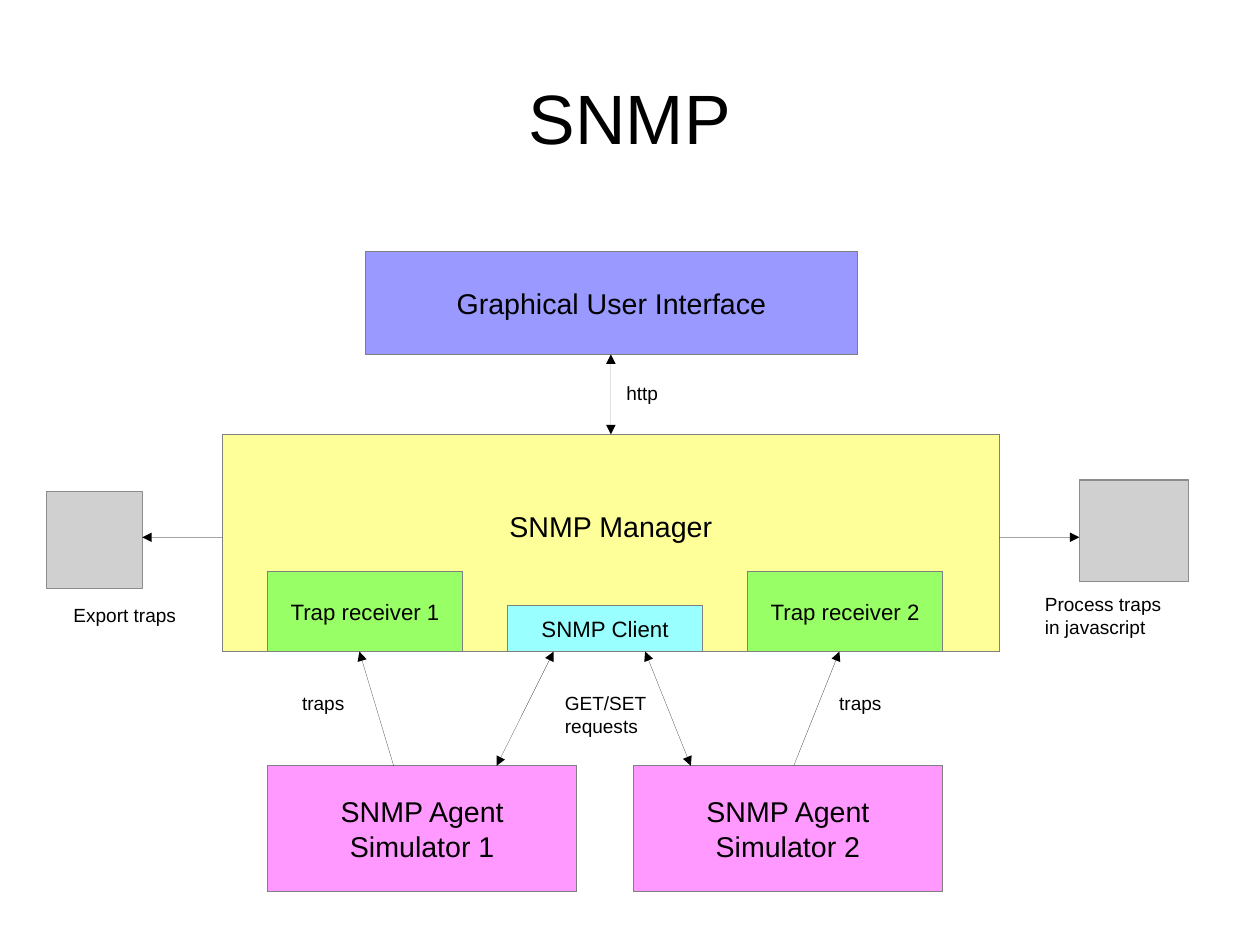
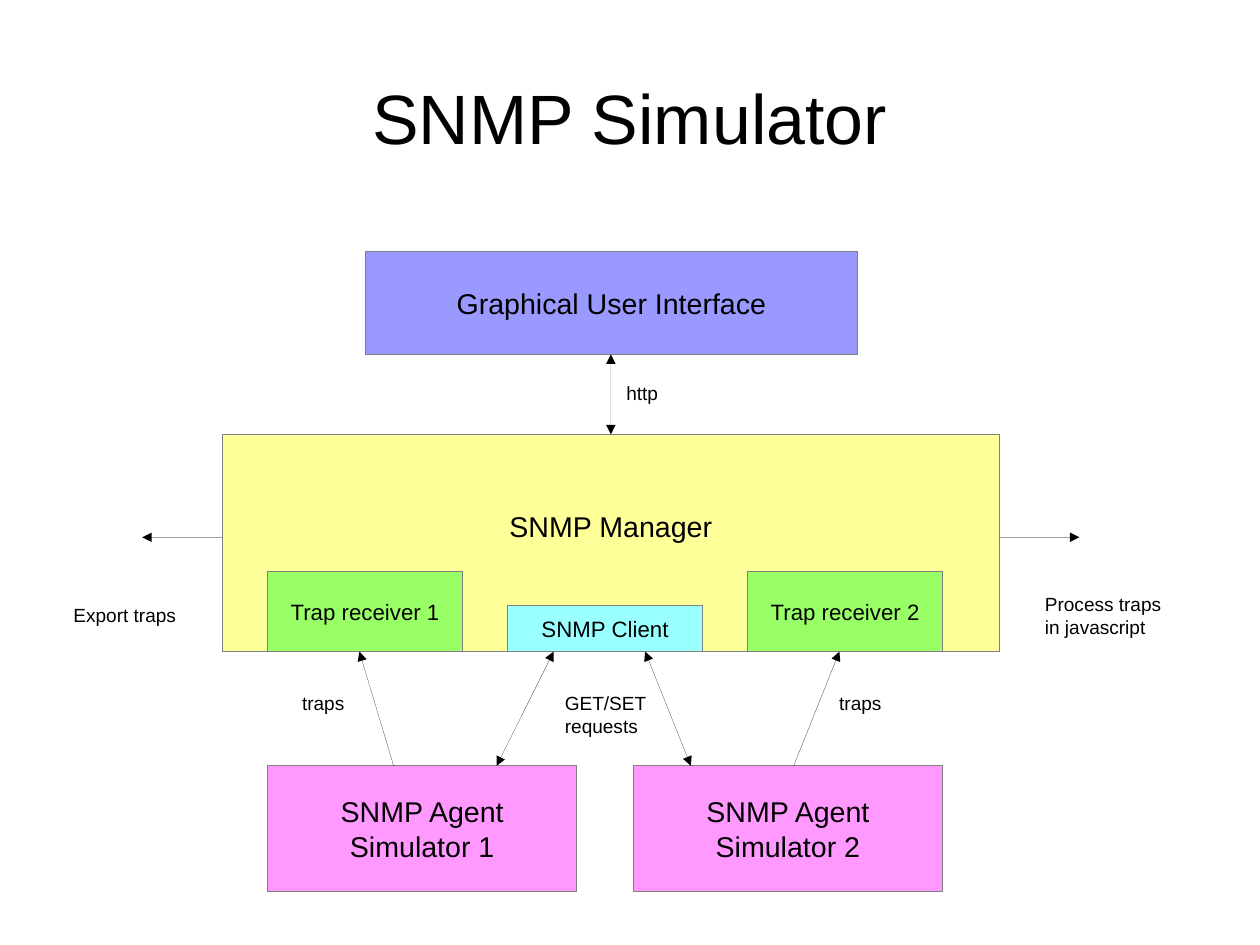
Before and after one commit to matjaz99/DTools, a slide deck: slide 3 of doc/DTools presentation.odp. Drawn at 1260x945 pixels with LibreOffice and Linux fonts; fonts in the diff are those of the drawing; grey boxes stand for pictures. Boxes give left, top, right and bottom in pixels: in the first picture for what was removed or moved away, otherwise in the second. Text is boxed around its words. In the diff, an @@ line names an element or a change of style, - is before the commit and + after.

```diff
--- a/doc/DTools presentation.odp
+++ b/doc/DTools presentation.odp
@@ title at (372, 93, 887, 145): text changed @@
-SNMP
+SNMP Simulator
@@ picture removed at (47, 492, 143, 589) @@
@@ picture removed at (1079, 480, 1189, 582) @@
```
Also in this commit, not shown: 33 other files.
